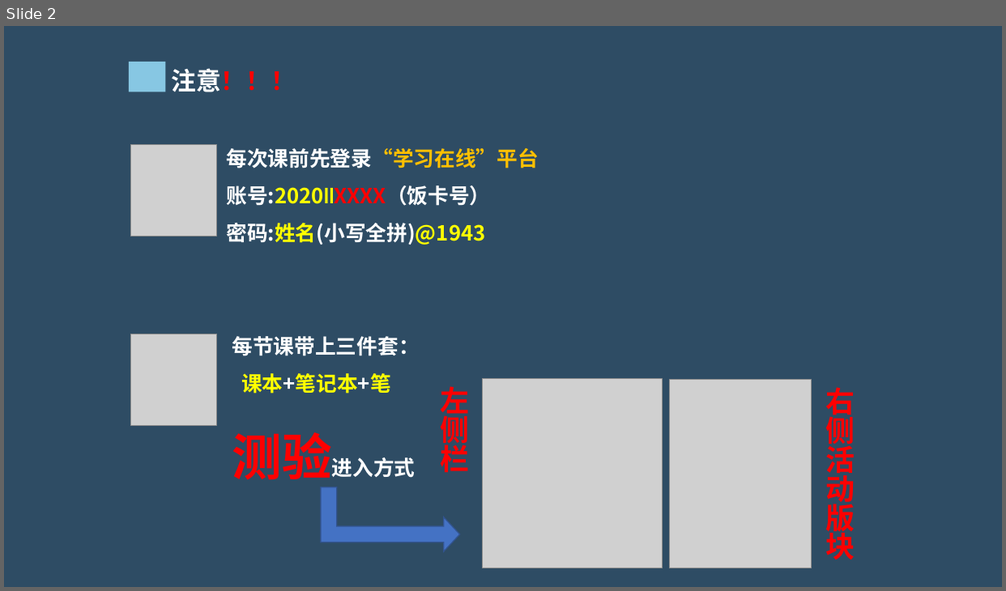
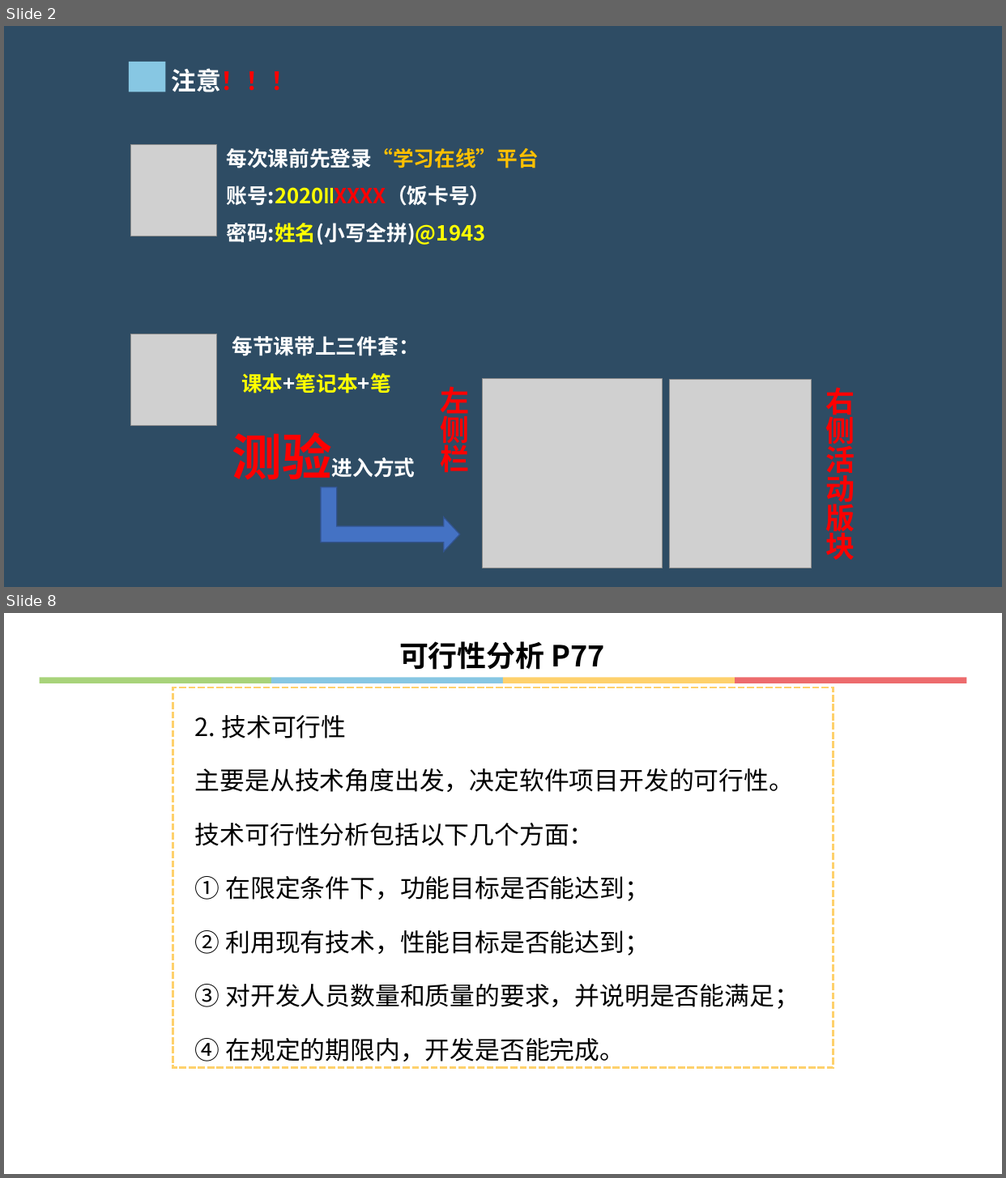
Before and after one commit to hongm32/2020design, a slide deck: 【第36课】信息系统的设计/【第36课】信息系统的设计.pptx. Shown one above the other, each under a label of ours: slide 2 before the commit, slides 2 and 8 after it; the slides between them are not shown. The pictures are 1006x591 and 1006x1178 pixels, drawn with LibreOffice and Linux fonts; fonts in the diff are those of the drawing; grey boxes stand for pictures. Boxes give left, top, right and bottom in pixels: in the first picture for what was removed or moved away, otherwise in the second. Text is boxed around its words. In the diff, an @@ line names an element or a change of style, - is before the commit and + after.

```diff
--- a/【第36课】信息系统的设计/【第36课】信息系统的设计.pptx
+++ b/【第36课】信息系统的设计/【第36课】信息系统的设计.pptx
@@ slide 8 added at [4,613,1002,1174], background #FFFFFF @@
@@ text added at [399,641,605,670], 28 pt, text #000000, bold @@
+可行性分析 P77
@@ group added at [39,677,967,683]: 4 rectangles @@
@@ rectangle added at [173,688,833,1069], outline #FED16C 2.25 pt dashed, 24 pt, text #000000 @@
+2. 技术可行性
+主要是从技术角度出发，决定软件项目开发的可行性。
+技术可行性分析包括以下几个方面：
+① 在限定条件下，功能目标是否能达到；
+② 利用现有技术，性能目标是否能达到；
+③ 对开发人员数量和质量的要求，并说明是否能满足；
+④ 在规定的期限内，开发是否能完成。
```
Also in this commit, not shown: 22 other slides added, 12 other files.
